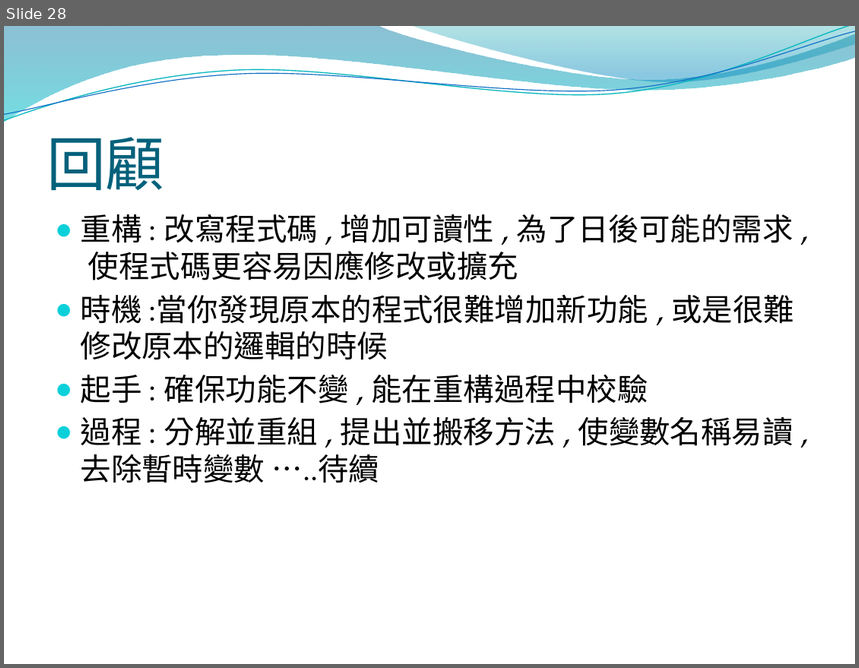
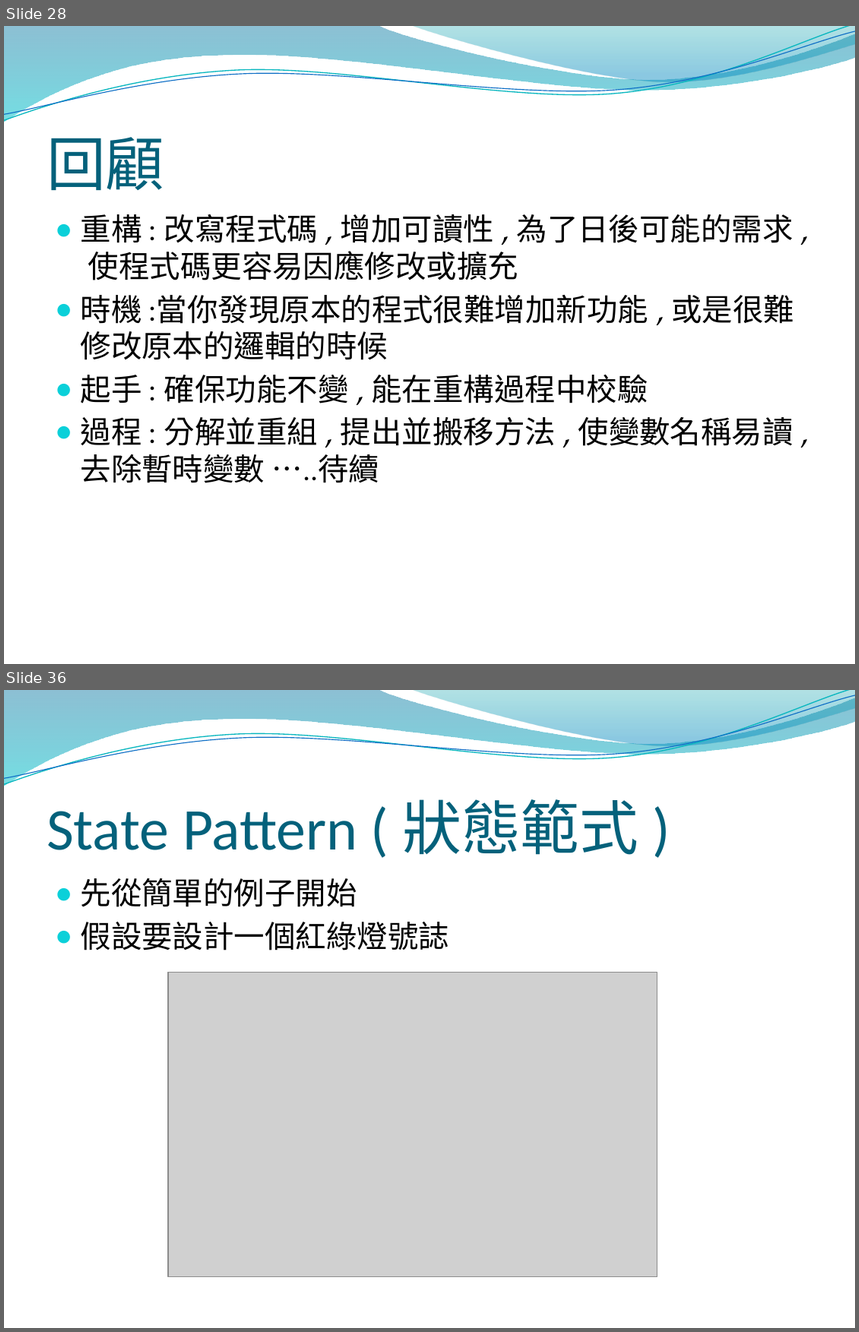
Before and after one commit to DavidLai0927/Assignment, a slide deck: Refactoring/Refactoring 0~1.3.pptx. Shown one above the other, each under a label of ours: slide 28 before the commit, slides 28 and 36 after it; the slides between them are not shown. The pictures are 859x668 and 859x1332 pixels, drawn with LibreOffice and Linux fonts; fonts in the diff are those of the drawing; grey boxes stand for pictures; background and template pictures are left out. Boxes give left, top, right and bottom in pixels: in the first picture for what was removed or moved away, otherwise in the second. Text is boxed around its words. In the diff, an @@ line names an element or a change of style, - is before the commit and + after.

```diff
--- a/Refactoring/Refactoring 0~1.3.pptx
+++ b/Refactoring/Refactoring 0~1.3.pptx
@@ slide 36 added at [4,690,855,1328], background picture (left out); not listed: 4 template elements that a slide beside it also shows @@
@@ title added at [47,799,639,855], 50 pt, text #04617B @@
+State Pattern ( 狀態範式 )
@@ text added at [81,878,449,951], 26 pt, text #000000 @@
+● 先從簡單的例子開始
+● 假設要設計一個紅綠燈號誌
@@ picture added at [168,973,658,1277] @@
```
Also in this commit, not shown: 2 slides changed, 15 other slides added.
